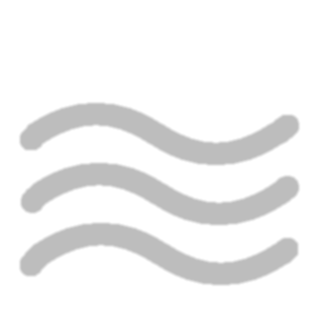
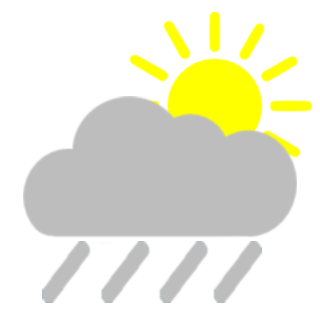
Before/after of a 320 x 320 layered artwork. What changed in the layer stack:
hid group "Fog" (1 layers) over [18, 12, 312, 303]
added group "LightRaid" with 4 layers above "Rain" over [18, 188, 300, 303]
added layer "Lines" (4th of 6, in "LightRaid") in group "LightRaid" over [18, 188, 300, 303]
